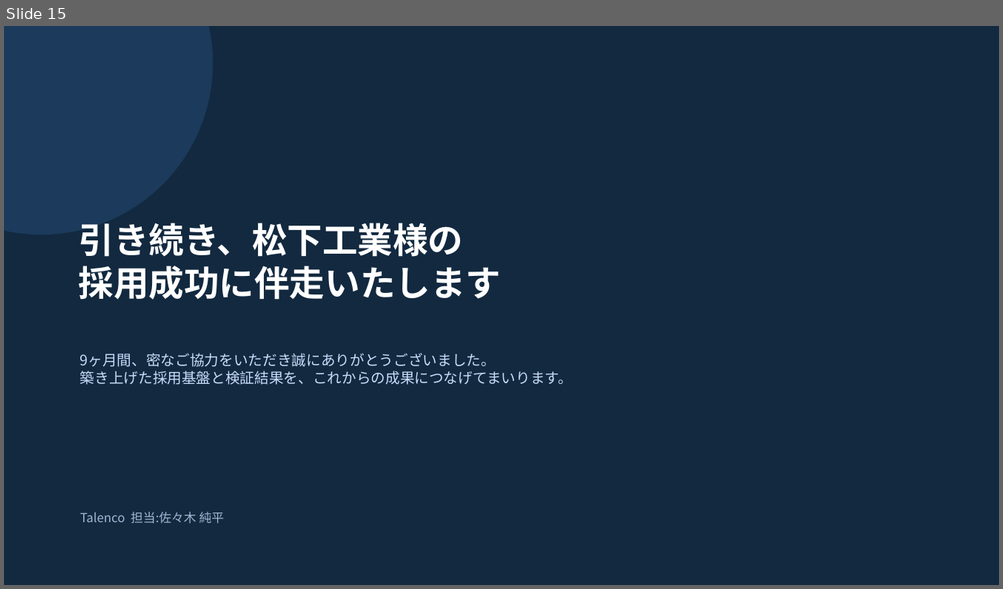
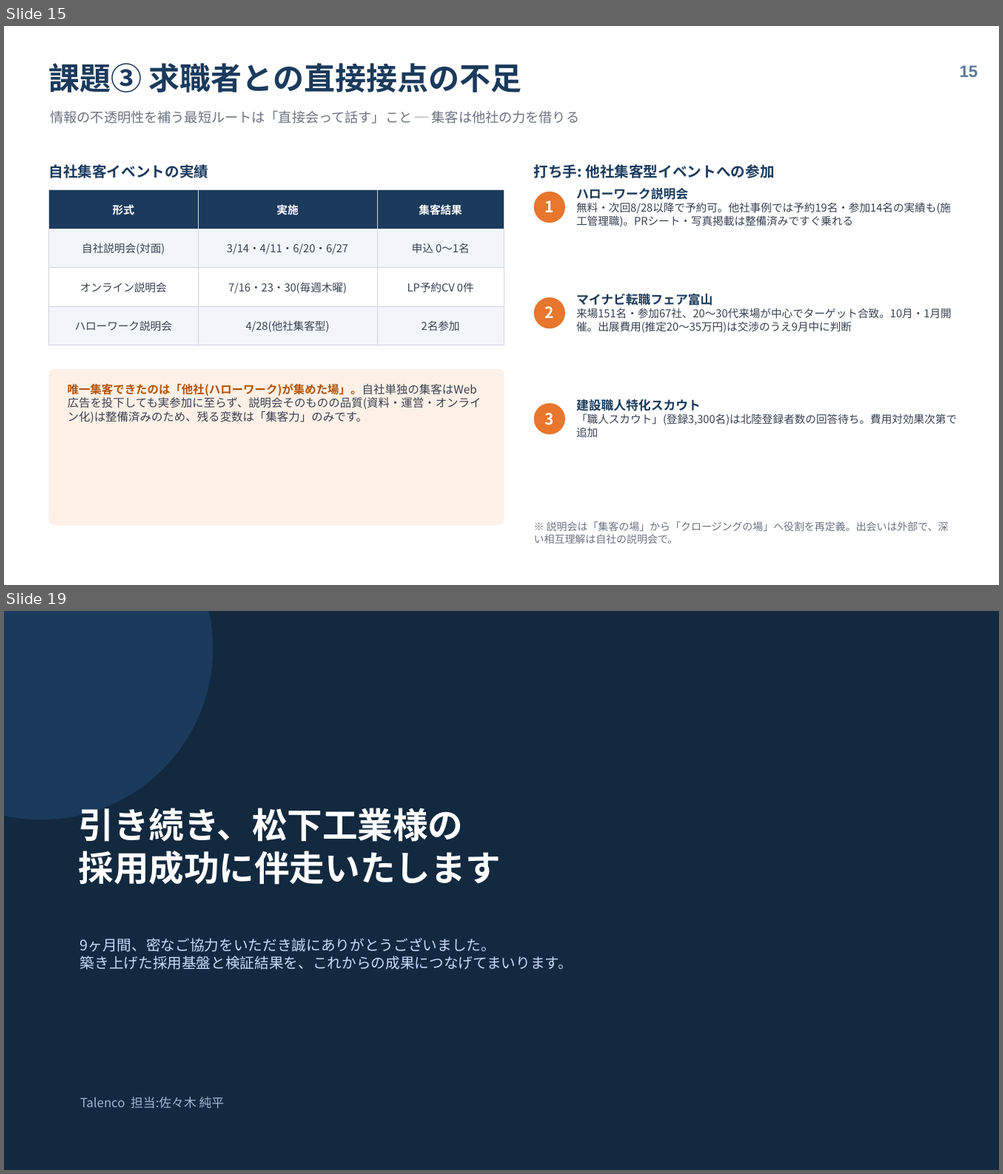
Before and after one commit to talenco0701/agency-agents, a slide deck: reports/matsushita-kogyo/松下工業様_採用強化支援_総括レポート.pptx. Shown one above the other, each under a label of ours: slide 15 before the commit, slides 15 and 19 after it; the slides between them are not shown. The pictures are 1003x589 and 1003x1174 pixels, drawn with LibreOffice and Linux fonts; fonts in the diff are those of the drawing. Boxes give left, top, right and bottom in pixels: in the first picture for what was removed or moved away, otherwise in the second. Text is boxed around its words. In the diff, an @@ line names an element or a change of style, - is before the commit and + after.

```diff
--- a/reports/matsushita-kogyo/松下工業様_採用強化支援_総括レポート.pptx
+++ b/reports/matsushita-kogyo/松下工業様_採用強化支援_総括レポート.pptx
@@ slide 15 added at (4, 26, 999, 585), background #FFFFFF @@
@@ text added at (48, 63, 521, 93), 30 pt, text #1B3A5C, bold @@
+課題③ 求職者との直接接点の不足
@@ text added at (959, 65, 978, 77), 16 pt, text #5A7A99, bold @@
+15
@@ text added at (50, 110, 580, 124), 13 pt, text #6B7280 @@
+情報の不透明性を補う最短ルートは「直接会って話す」こと ─ 集客は他社の力を借りる
@@ text added at (48, 164, 208, 178), 14 pt, text #1B3A5C, bold @@
+自社集客イベントの実績
@@ text added at (534, 164, 774, 178), 14 pt, text #1B3A5C, bold @@
+打ち手: 他社集客型イベントへの参加
@@ table added at (48, 190, 504, 335), 4 rows, 3 columns @@
+形式 | 実施 | 集客結果
+自社説明会(対面) | 3/14・4/11・6/20・6/27 | 申込 0〜1名
+オンライン説明会 | 7/16・23・30(毎週木曜) | LP予約CV 0件
+ハローワーク説明会 | 4/28(他社集客型) | 2名参加
@@ ellipse added at (534, 192, 565, 223), fill #E8762C @@
@@ text added at (545, 201, 554, 212), 15 pt, text #FFFFFF, bold @@
+1
@@ text added at (576, 188, 950, 227), 10.5 pt, text #374151 @@
+ハローワーク説明会
+無料・次回8/28以降で予約可。他社事例では予約19名・参加14名の実績も(施工管理職)。PRシート・写真掲載は整備済みですぐ乗れる
@@ ellipse added at (534, 298, 565, 329), fill #E8762C @@
@@ text added at (545, 306, 554, 318), 15 pt, text #FFFFFF, bold @@
+2
@@ text added at (576, 293, 951, 333), 10.5 pt, text #374151 @@
+マイナビ転職フェア富山
+来場151名・参加67社、20〜30代来場が中心でターゲット合致。10月・1月開催。出展費用(推定20〜35万円)は交渉のうえ9月中に判断
@@ rounded rectangle added at (48, 369, 504, 526), fill #FDF0E6 @@
@@ text added at (68, 384, 481, 423), 11 pt, text #374151 @@
+唯一集客できたのは「他社(ハローワーク)が集めた場」。自社単独の集客はWeb広告を投下しても実参加に至らず、説明会そのものの品質(資料・運営・オンライン化)は整備済みのため、残る変数は「集客力」のみです。
@@ text added at (576, 399, 956, 437), 10.5 pt, text #374151 @@
+建設職人特化スカウト
+「職人スカウト」(登録3,300名)は北陸登録者数の回答待ち。費用対効果次第で追加
@@ ellipse added at (534, 403, 565, 435), fill #E8762C @@
@@ text added at (545, 413, 554, 426), 15 pt, text #FFFFFF, bold @@
+3
@@ text added at (534, 522, 948, 544), 10 pt, text #6B7280 @@
+※ 説明会は「集客の場」から「クロージングの場」へ役割を再定義。出会いは外部で、深い相互理解は自社の説明会で。
@@ what was slide 15 is now slide 19 @@
```
Also in this commit, not shown: 2 slides changed, 3 other slides added, 1 other file.
